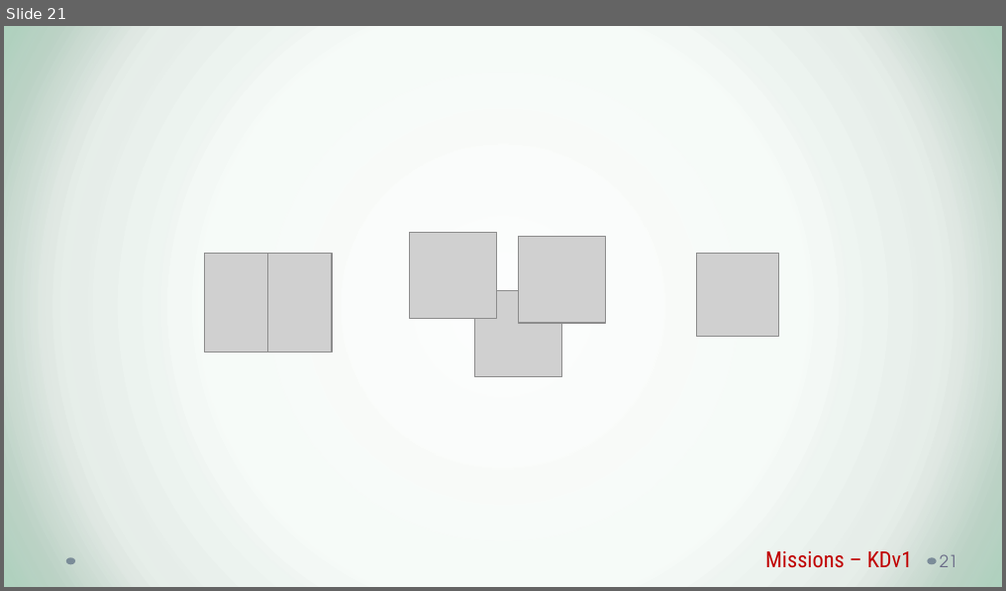
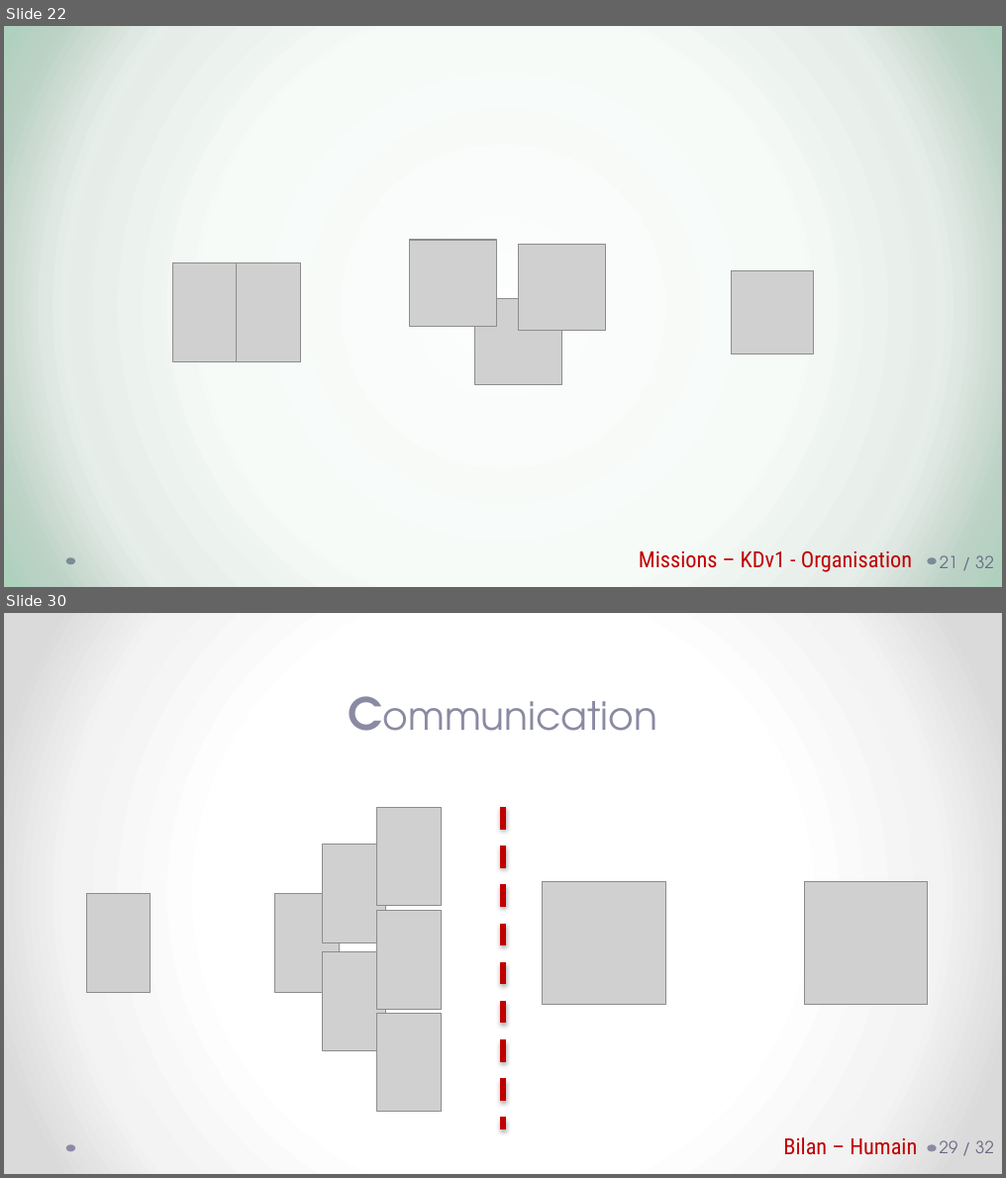
Before and after one commit to Mekiis/LP, a slide deck: BreakFirst - Rapport.pptx. Shown one above the other, each under a label of ours: slide 21 before the commit, slides 22 and 30 after it; the slides between them are not shown. The pictures are 1006x591 and 1006x1178 pixels, drawn with LibreOffice and Linux fonts; fonts in the diff are those of the drawing; grey boxes stand for pictures; background and template pictures are left out. Boxes give left, top, right and bottom in pixels: in the first picture for what was removed or moved away, otherwise in the second. Text is boxed around its words. In the diff, an @@ line names an element or a change of style, - is before the commit and + after.

```diff
--- a/BreakFirst - Rapport.pptx
+++ b/BreakFirst - Rapport.pptx
@@ slide 30 added at (4, 613, 1002, 1174), background gradient #FFFFFF to #F4F4F4 to #DADADA; not listed: 2 template elements that a slide beside it also shows @@
@@ text added at (79, 682, 927, 746), 28 pt, text #8A8AA3 @@
+Communication
@@ picture added at (377, 808, 442, 906) @@
@@ line added from (503, 808) to (503, 1129), #C00000 4 pt dashed @@
@@ picture added at (323, 845, 386, 944) @@
@@ picture added at (87, 893, 151, 992) @@
@@ picture added at (275, 893, 340, 992) @@
@@ picture added at (542, 881, 665, 1005) @@
@@ picture added at (804, 881, 928, 1005) @@
@@ picture added at (377, 910, 442, 1009) @@
@@ picture added at (323, 953, 386, 1052) @@
@@ picture added at (377, 1013, 442, 1112) @@
@@ text added at (783, 1138, 917, 1156), 16 pt, text #C00000 @@
+Bilan – Humain
@@ page number added at (940, 1141, 994, 1154), 12 pt, text #696986 @@
+29 / 32
@@ what was slide 21 is now slide 22 @@
@@ slide 22 changed as well @@
@@ 3 pictures: place and size @@
-3 pictures at (410, 232, 605, 377)
+3 pictures at (410, 240, 605, 385)
@@ picture: place and size @@
-picture at (205, 254, 268, 353)
+picture at (172, 264, 237, 363)
@@ picture: place and size @@
-picture at (268, 254, 333, 353)
+picture at (237, 264, 300, 363)
@@ picture: place and size @@
-picture at (697, 254, 779, 336)
+picture at (731, 272, 813, 355)
@@ text at (639, 552, 912, 572): text changed @@
-Missions – KDv1
+Missions – KDv1 - Organisation
@@ page number at (940, 556, 994, 569): text changed @@
-21
+21 / 32
```
Also in this commit, not shown: 20 other slides changed, 12 other slides added, 7 slides removed.
